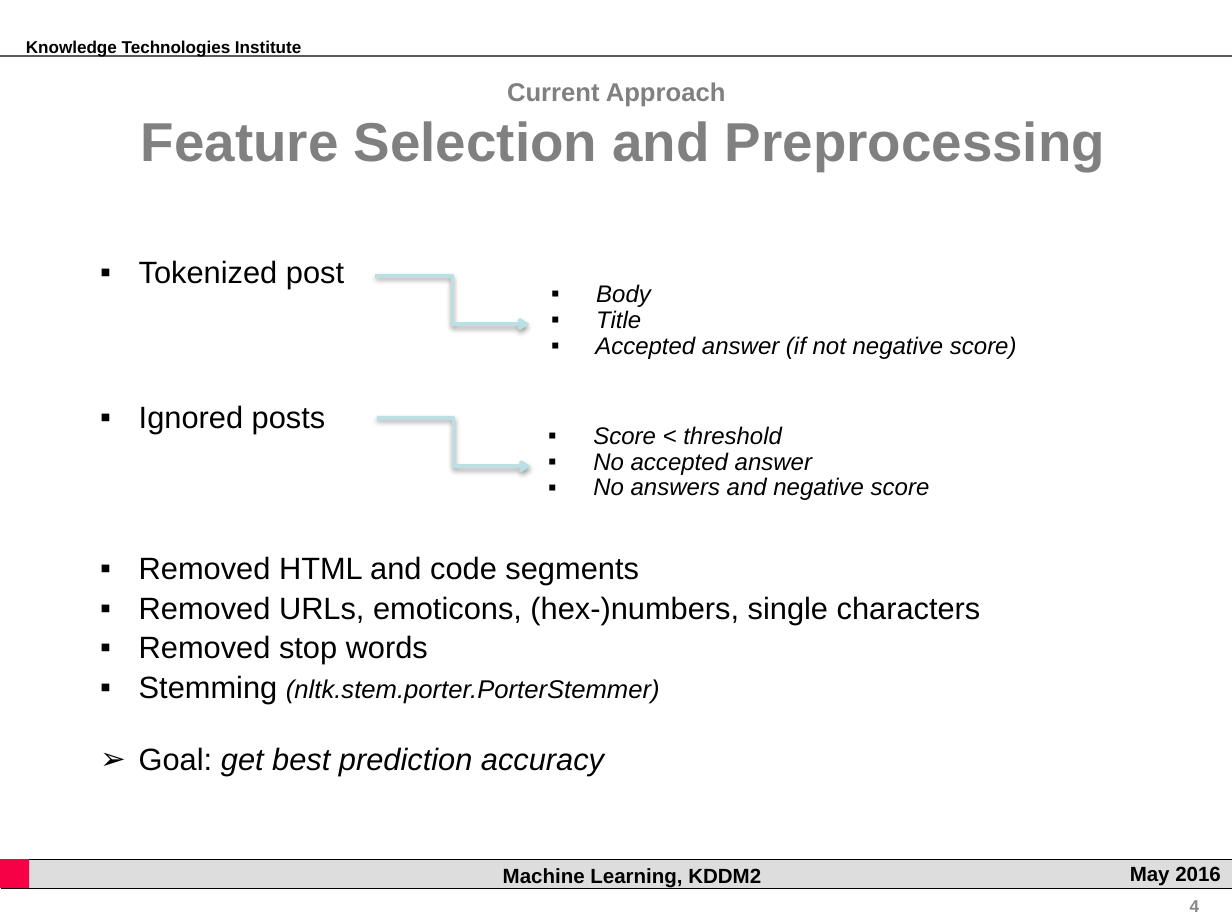
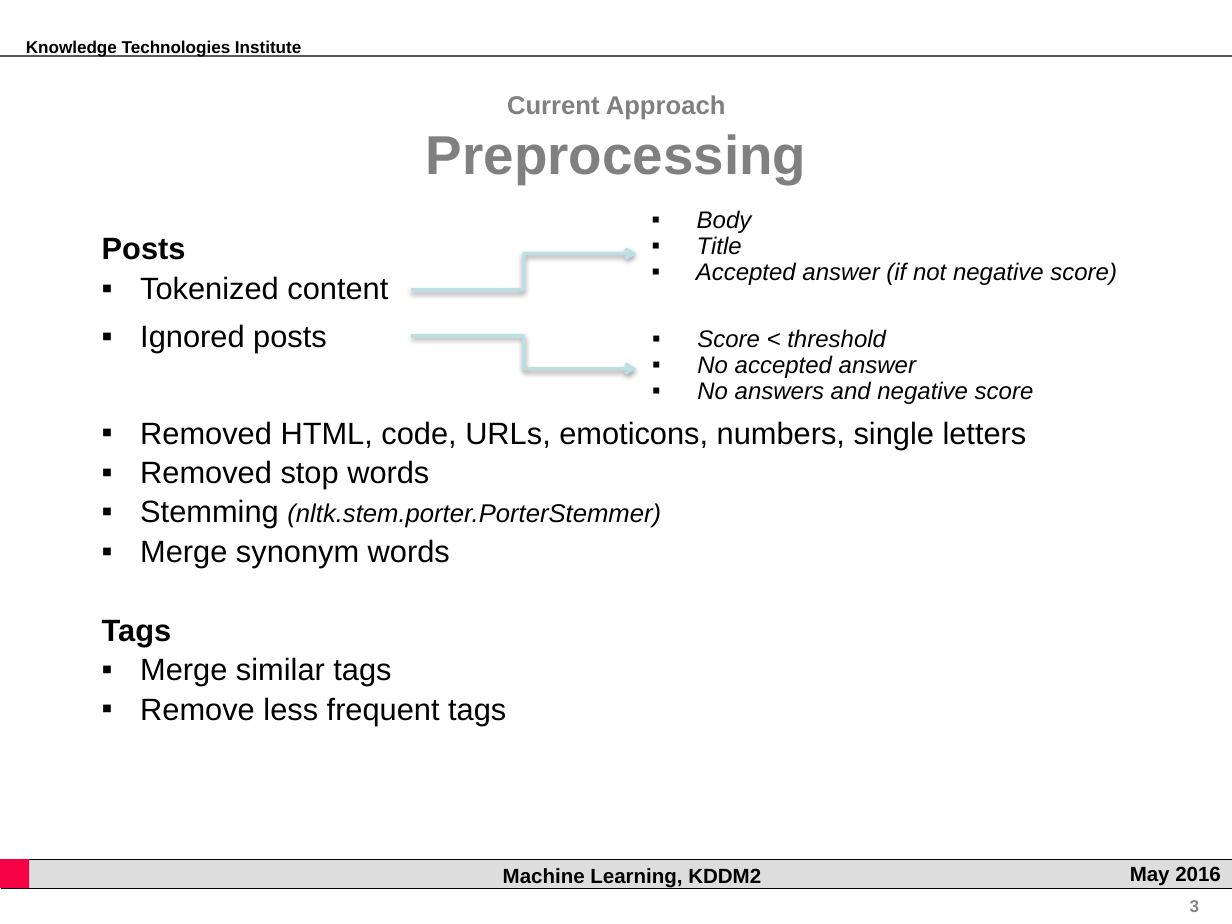
Before and after one commit to rsamer/MLSE, a slide deck: slide 3 of presentation/interim/Presentation.pptx (slide 4 before the commit). Drawn at 1232x924 pixels with LibreOffice and Linux fonts; fonts in the diff are those of the drawing; background and template pictures are left out. Boxes give left, top, right and bottom in pixels: in the first picture for what was removed or moved away, otherwise in the second. Text is boxed around its words. In the diff, an @@ line names an element or a change of style, - is before the commit and + after.

Commit message:
presentation changes

```diff
--- a/presentation/interim/Presentation.pptx
+++ b/presentation/interim/Presentation.pptx
@@ text at [426, 95, 806, 184]: text changed; size 32 to 15 pt @@
-Current Approach
-Feature Selection and Preprocessing
+Current Approach
+Preprocessing
@@ text "Body": place and size @@
-text "Body" at [595, 284, 1017, 359]
+text "Body" at [696, 210, 1117, 285]
@@ text "Posts": place and size @@
-text "Posts" at [139, 260, 981, 776]
+text "Posts" at [102, 237, 1027, 725]
@@ text at [102, 237, 388, 300]: text changed @@
-▪ Tokenized post
+Posts
+▪ Tokenized content
@@ elbow arrow moved from (376, 276) - (530, 324) to (411, 290) - (636, 254) @@
@@ text "Score < threshold": place and size @@
-text "Score < threshold" at [593, 426, 930, 500]
+text "Score < threshold" at [697, 329, 1034, 404]
@@ elbow arrow moved from (377, 418) - (531, 466) to (411, 336) - (636, 368) @@
@@ text at [140, 421, 1027, 449]: text changed @@
-▪ Removed HTML and code segments
-▪ Removed URLs, emoticons, (hex-)numbers, single characters
+▪ Removed HTML, code, URLs, emoticons, numbers, single letters
@@ text at [102, 539, 506, 725]: text changed; italic off @@
-➢ Goal: get best prediction accuracy
+▪ Merge synonym words
+Tags
+▪ Merge similar tags
+▪ Remove less frequent tags
@@ page number at [1190, 900, 1200, 912]: text changed @@
-4
+3
```
Also in this commit, not shown: 7 other slides changed, 3 slides added, 3 slides removed.
